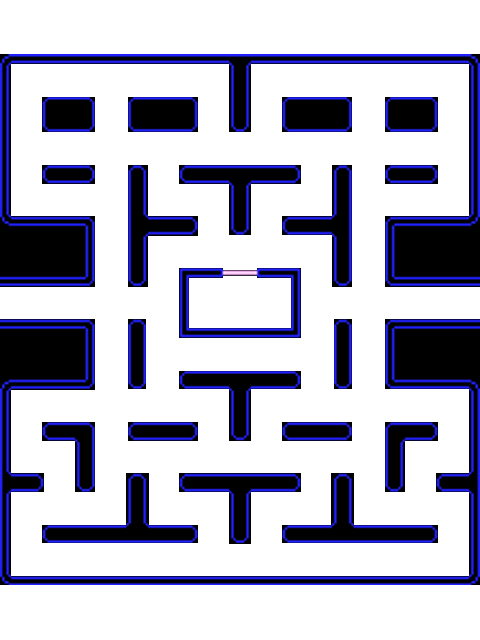
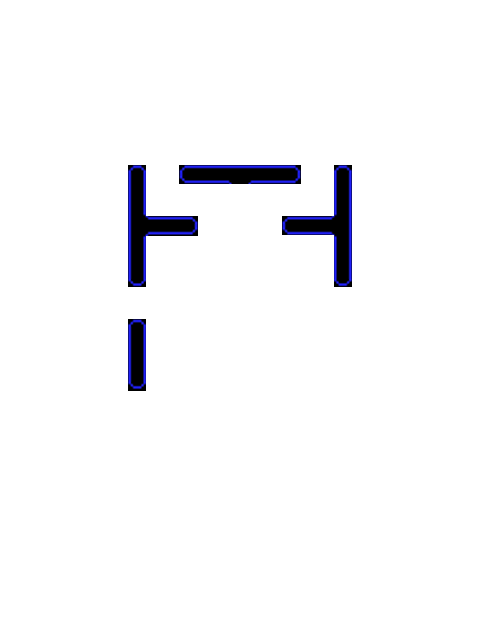
Before/after of a 480x640 layered artwork. What changed in the layer stack:
hid "(0,54)", painted on it over box(0, 54, 480, 65)
hid "(229,64)" over box(229, 64, 251, 132)
hid "(0,64)" over box(0, 64, 11, 216)
hid "(469,64)" over box(469, 64, 480, 216)
hid "(0,216)" over box(0, 216, 95, 287)
hid "(385,216)" over box(385, 216, 480, 287)
hid "(42,97)", painted on it over box(42, 97, 95, 132)
hid "(385,97)" over box(385, 97, 438, 132)
hid "(128,97)" over box(128, 97, 198, 132)
hid "(282,97)" over box(282, 97, 352, 132)
hid "(179,328)" over box(179, 328, 301, 338)
hid "(0,319)", painted on it over box(0, 319, 95, 391)
hid "(385,319)", painted on it over box(385, 319, 480, 391)
hid "(0,576)" over box(0, 576, 480, 585)
hid "(334,319)", painted on it over box(334, 319, 352, 389)
hid "(179,371)", painted on it over box(179, 371, 301, 391)
hid "(229,389)" over box(229, 389, 251, 441)
hid "(128,422)" over box(128, 422, 198, 441)
hid "(282,422)" over box(282, 422, 352, 441)
hid "(42,525)" over box(42, 525, 198, 543)
hid "(126,473)", painted on it over box(126, 473, 149, 525)
hid "(282,525)" over box(282, 525, 438, 543)
hid "(331,473)", painted on it over box(331, 473, 354, 525)
hid "(179,473)", painted on it over box(179, 473, 301, 492)
…and 22 more changes (3 painted, 19 visibility)
